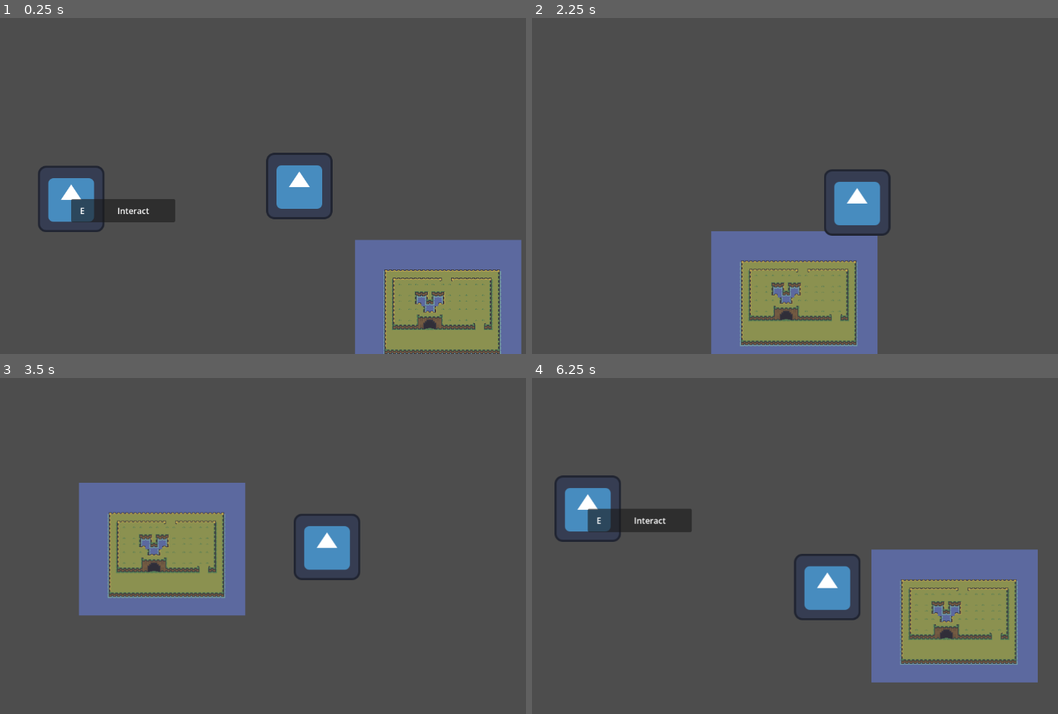
Above: before the commit, frames 1-4 (two rows, left to right).
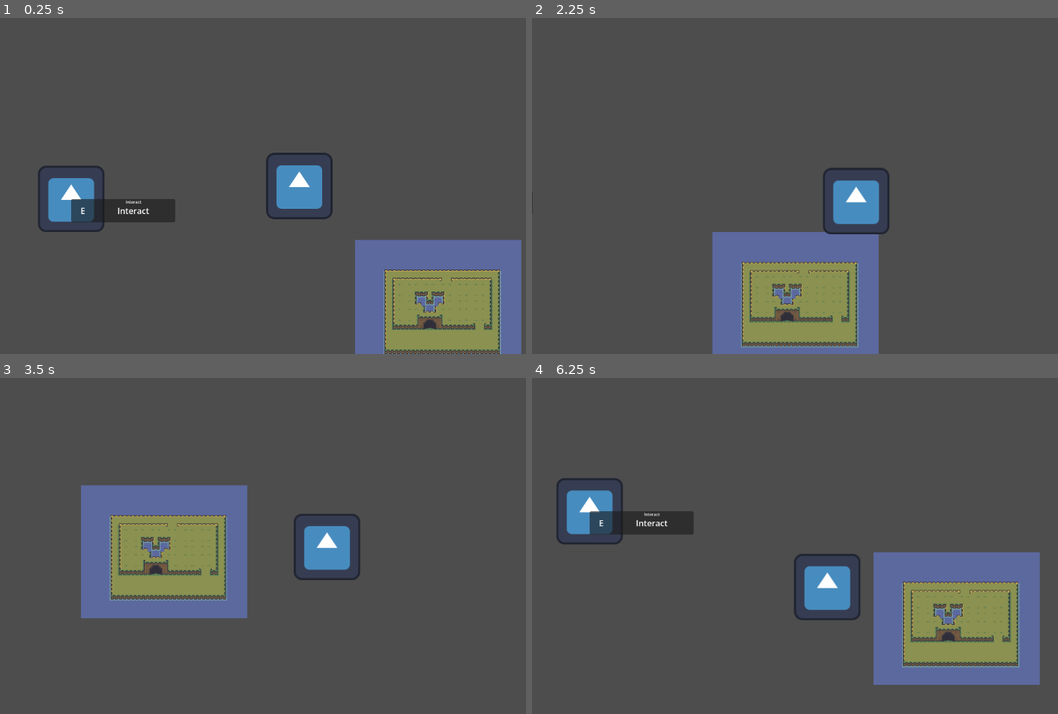
Above: after the commit, the same moments.

Repository: thiago-o-dev/rainburn
Game: Godot game, scene res://scenes/world.tscn
Two runs of this game, one before a commit and one after it. Both use one fixed random seed, a clock stepped at 60 frames per second and the inputs below. The engine's default icon, where the game draws it, is replaced by a stand-in: a white triangle on a blue panel in a dark square.
Inputs:
- Up to frame 1 (0.25 s): no input
- Up to frame 2 (2.25 s): click "E" at 0.5 s; tap Enter at 1.25 s; hold Right (ui_right) 1.28-2.03 s; hold Shift 1.28-2.03 s; tap E (Interact) at 1.35 s; tap Space (ui_select) at 1.52, 1.82 s; hold Down (ui_down) from 2.03 s (still down); tap Shift at 2.1 s
- Up to frame 3 (3.5 s): tap Space (ui_select) at 2.27, 2.3, 2.57, 2.85 s; release Down (ui_down) at 2.78 s; hold Right (ui_right) from 2.78 s (still down); tap E (Interact) at 3.05 s
- Up to frame 4 (6.25 s): release Right (ui_right) at 3.53 s; hold Up (ui_up) 3.53-4.28 s; tap E (Interact) at 3.6, 5.1 s; tap Space (ui_select) at 3.77, 4.07, 4.52, 4.55, 4.82, 5.27, 5.57 s; tap Shift at 3.8 s; hold Shift 4.28-5.03 s; hold Left (ui_left) 4.28-5.78 s; hold Down (ui_down) from 5.78 s (still down); hold Shift from 5.78 s (still down)

The runs differ from the first frame. In frame 1, less than 0.1% of the frame differs, in the area x 15-27%, y 54-59%; in frame 2, 2.3%; in frame 3, 3.2%; in frame 4, 4.3%, in the area x 4-97%, y 28-92%.

Commit message:
feat: improves interaction system, adds signal bus and implements the base dialogue system

Diff:
--- a/art/buttons/interactable_button_group.tres
+++ /dev/null
@@ -1,5 +0,0 @@
-[gd_resource type="ButtonGroup" format=3 uid="uid://dj0niscyrrt4u"]
-
-[resource]
-resource_local_to_scene = false
-allow_unpress = true
--- a/project.godot
+++ b/project.godot
@@ -14,6 +14,10 @@
 run/main_scene="uid://bpke1gqngxpw7"
 config/features=PackedStringArray("4.6", "GL Compatibility")
 config/icon="res://icon.svg"
+
+[autoload]
+
+SignalBus="*uid://b3euc3j72ixhj"
 
 [input]
 
--- /dev/null
+++ b/scenes/dialog_player.tscn
@@ -0,0 +1,40 @@
+[gd_scene format=3 uid="uid://b4msmc1r8l04t"]
+
+[ext_resource type="Script" uid="uid://ylba1r8satcu" path="res://src/dialog_player.gd" id="1_5xlil"]
+
+[node name="DialogPlayer" type="CanvasLayer" unique_id=1214053542 node_paths=PackedStringArray("background", "name_label", "text_label")]
+script = ExtResource("1_5xlil")
+background = NodePath("Background")
+name_label = NodePath("Background/Name")
+text_label = NodePath("Background/Text")
+
+[node name="Background" type="Panel" parent="." unique_id=1395278069]
+anchors_preset = 7
+anchor_left = 0.5
+anchor_top = 1.0
+anchor_right = 0.5
+anchor_bottom = 1.0
+offset_left = -256.0
+offset_top = -160.0
+offset_right = 256.0
+offset_bottom = -32.000183
+grow_horizontal = 2
+grow_vertical = 0
+size_flags_vertical = 8
+
+[node name="Name" type="Label" parent="Background" unique_id=2016568667]
+layout_mode = 1
+offset_left = 16.0
+offset_top = 16.0
+offset_right = 496.0
+offset_bottom = 39.0
+text = "Name"
+
+[node name="Text" type="Label" parent="Background" unique_id=1688192706]
+layout_mode = 1
+offset_left = 16.0
+offset_top = 47.0
+offset_right = 496.0
+offset_bottom = 116.0
+text = "This is some base text, used solely for ilustrating the actual size of this textbox. It can hold 2 lines at once."
+autowrap_mode = 2
--- a/scenes/interactable_object.tscn
+++ b/scenes/interactable_object.tscn
@@ -2,68 +2,26 @@
 
 [ext_resource type="Texture2D" uid="uid://h8buwln6hyye" path="res://icon.svg" id="1_1cvqn"]
 [ext_resource type="Script" uid="uid://dw86m4eugpr0t" path="res://src/interactable_object.gd" id="1_1t2qe"]
-[ext_resource type="Script" uid="uid://cpfskgo3ang1v" path="res://src/components/interactable_object_component.gd" id="2_1t2qe"]
+[ext_resource type="PackedScene" uid="uid://yagn423x6bej" path="res://src/components/scenes/interactable_component.tscn" id="3_1t2qe"]
+[ext_resource type="Script" uid="uid://csd7ve5ap3nvt" path="res://src/components/dialogue_component.gd" id="4_ieyjc"]
 
-[sub_resource type="CircleShape2D" id="CircleShape2D_1cvqn"]
-radius = 171.07309
+[sub_resource type="CircleShape2D" id="CircleShape2D_ieyjc"]
+radius = 183.3303
 
-[node name="InteractableObject" type="Node2D" unique_id=1306836953 node_paths=PackedStringArray("interactable_component")]
+[node name="InteractableObject" type="Node2D" unique_id=1306836953 node_paths=PackedStringArray("interactable_component", "dialogue_component")]
 script = ExtResource("1_1t2qe")
-interactable_component = NodePath("InteractableComponent2")
+interactable_component = NodePath("InteractableComponent")
+dialogue_component = NodePath("DialogueComponent")
 
 [node name="Sprite2D" type="Sprite2D" parent="." unique_id=1995311565]
 texture = ExtResource("1_1cvqn")
 
-[node name="InteractableComponent2" type="Area2D" parent="." unique_id=135069556 node_paths=PackedStringArray("label")]
-script = ExtResource("2_1t2qe")
-label = NodePath("PanelPopup/Panel/Label")
-metadata/_custom_type_script = "uid://cpfskgo3ang1v"
+[node name="InteractableComponent" parent="." unique_id=709178463 instance=ExtResource("3_1t2qe")]
 
-[node name="CollisionShape2D" type="CollisionShape2D" parent="InteractableComponent2" unique_id=1306122703]
-shape = SubResource("CircleShape2D_1cvqn")
+[node name="CollisionShape2D" type="CollisionShape2D" parent="InteractableComponent" unique_id=1504761671]
+shape = SubResource("CircleShape2D_ieyjc")
 
-[node name="PanelPopup" type="Control" parent="InteractableComponent2" unique_id=1853931044]
-layout_mode = 3
-anchors_preset = 0
-offset_right = 200.0
-offset_bottom = 46.0
-
-[node name="Panel" type="Panel" parent="InteractableComponent2/PanelPopup" unique_id=1765171744]
-layout_mode = 1
-offset_right = 200.0
-offset_bottom = 45.0
-tooltip_text = "Click to interact"
-
-[node name="Panel2" type="TextureButton" parent="InteractableComponent2/PanelPopup/Panel" unique_id=1771298144]
-layout_mode = 0
-offset_left = 2.0
-offset_top = 3.0
-offset_right = 42.0
-offset_bottom = 43.0
-
-[node name="Key" type="Label" parent="InteractableComponent2/PanelPopup/Panel/Panel2" unique_id=646162196]
-layout_mode = 1
-anchors_preset = 15
-anchor_right = 1.0
-anchor_bottom = 1.0
-grow_horizontal = 2
-grow_vertical = 2
-text = "E"
-horizontal_alignment = 1
-vertical_alignment = 1
-
-[node name="Label" type="Label" parent="InteractableComponent2/PanelPopup/Panel" unique_id=1303184996]
-layout_mode = 1
-anchors_preset = 15
-anchor_right = 1.0
-anchor_bottom = 1.0
-offset_left = 45.0
-offset_right = -5.0
-grow_horizontal = 2
-grow_vertical = 2
-text = "Interact"
-horizontal_alignment = 1
-vertical_alignment = 1
-
-[connection signal="body_entered" from="InteractableComponent2" to="InteractableComponent2" method="_on_body_entered"]
-[connection signal="body_exited" from="InteractableComponent2" to="InteractableComponent2" method="_on_body_exited"]
+[node name="DialogueComponent" type="Node" parent="." unique_id=1757251057]
+script = ExtResource("4_ieyjc")
+dialog_key = "object"
+metadata/_custom_type_script = "uid://csd7ve5ap3nvt"
--- a/scenes/world.tscn
+++ b/scenes/world.tscn
@@ -3,6 +3,7 @@
 [ext_resource type="PackedScene" uid="uid://u66fjd6pyvrq" path="res://scenes/main_character.tscn" id="1_nnsk1"]
 [ext_resource type="PackedScene" uid="uid://clbx78kasxqqh" path="res://scenes/maps/forest.tscn" id="2_rwgxs"]
 [ext_resource type="PackedScene" uid="uid://ssn3q3pir3iv" path="res://scenes/interactable_object.tscn" id="3_4wyf3"]
+[ext_resource type="PackedScene" uid="uid://b4msmc1r8l04t" path="res://scenes/dialog_player.tscn" id="4_k0juu"]
 
 [node name="World" type="Node2D" unique_id=2024304921]
 
@@ -13,3 +14,6 @@
 
 [node name="InteractableObject" parent="." unique_id=1306836953 instance=ExtResource("3_4wyf3")]
 position = Vector2(-439, 25)
+
+[node name="DialogPlayer" parent="." unique_id=1214053542 instance=ExtResource("4_k0juu")]
+scene_text_file = "res://src/dialogues/en-us/1-past-rainforest.json"
--- a/src/classes/finite_state_machine.gd
+++ b/src/classes/finite_state_machine.gd
@@ -18,7 +18,7 @@
 		current_state.exit()
 
 	current_state = new_state
-	print(current_state.name)
+	print(get_parent().name, ": ", current_state.name)
 	current_state.enter()
 
 func process_input(event: InputEvent) -> void:
--- /dev/null
+++ b/src/components/dialogue_component.gd
@@ -0,0 +1,21 @@
+extends Node
+class_name DialogueComponent
+
+@export var dialog_key : String = ""
+var active : bool = false
+
+func _ready():
+	SignalBus.dialog_ended.connect(on_dialogue_ended)
+
+func _input(event):
+	if active and event.is_action_released("Interact"):
+		SignalBus.display_dialog.emit(dialog_key)
+		print("called component")
+		get_viewport().set_input_as_handled()
+
+func activate_dialog():
+	active = true
+	SignalBus.display_dialog.emit(dialog_key)
+
+func on_dialogue_ended():
+	active = false
--- a/src/components/interactable_object_component.gd
+++ b/src/components/interactable_component.gd
@@ -2,22 +2,26 @@
 class_name InteractableComponent
 
 @export var tooltip : Control
-@export var label : Label
+@export var debug_label : Label
 
 @export_category("Controls")
 @export var instant : bool = false
 @export var freeze_player = true
+@export var debug_mode : bool = false
 
 var is_interacting = false
 var player_on_area : bool = false
 var player_body : PlayerBody
 
 signal interacted
-signal ended_interaction
+signal interaction_ended
 
 func _ready():
 	interacted.connect(on_interacted)
-	ended_interaction.connect(on_ended_interaction)
+	interaction_ended.connect(on_interaction_ended)
+
+	if debug_label:
+		debug_label.visible = debug_mode
 
 func on_interacted():
 	debug("interacting")
@@ -27,7 +31,7 @@
 
 	is_interacting = true
 
-func on_ended_interaction():
+func on_interaction_ended():
 	debug("interaction ended")
 
 	if freeze_player:
@@ -35,7 +39,7 @@
 
 	is_interacting = false
 
-func _input(event):
+func _unhandled_input(event):
 	if not event.is_action_released("Interact"):
 		return
 	if not player_on_area:
@@ -60,4 +64,7 @@
 	#hide tooltip
 
 func debug(string : String):
-	label.text = string
+	if !debug_mode:
+		return
+
+	debug_label.text = string
--- a/src/components/player_actions_component.gd
+++ b/src/components/player_actions_component.gd
@@ -5,6 +5,3 @@
 	var direction = Vector2(Input.get_axis("ui_left", "ui_right"), Input.get_axis("ui_up", "ui_down")).normalized()
 	#print(direction)
 	return direction
-
-func get_interaction_attempt() -> bool:
-	return Input.is_action_just_pressed('ui_select')
--- /dev/null
+++ b/src/components/scenes/interactable_component.tscn
@@ -0,0 +1,72 @@
+[gd_scene format=3 uid="uid://yagn423x6bej"]
+
+[ext_resource type="Script" uid="uid://cpfskgo3ang1v" path="res://src/components/interactable_component.gd" id="1_wx4ms"]
+
+[node name="InteractableComponent" type="Area2D" unique_id=709178463 node_paths=PackedStringArray("tooltip", "debug_label")]
+collision_layer = 0
+script = ExtResource("1_wx4ms")
+tooltip = NodePath("InteractableTooltip")
+debug_label = NodePath("InteractableTooltip/Panel/Debug")
+debug_mode = true
+metadata/_custom_type_script = "uid://cpfskgo3ang1v"
+
+[node name="InteractableTooltip" type="Control" parent="." unique_id=1863059307]
+layout_mode = 3
+anchors_preset = 0
+offset_right = 200.0
+offset_bottom = 46.0
+
+[node name="Panel" type="Panel" parent="InteractableTooltip" unique_id=1048763415]
+layout_mode = 1
+offset_right = 200.0
+offset_bottom = 45.0
+tooltip_text = "Click to interact"
+
+[node name="Panel2" type="TextureButton" parent="InteractableTooltip/Panel" unique_id=279877803]
+layout_mode = 0
+offset_left = 2.5
+offset_top = 2.5
+offset_right = 42.5
+offset_bottom = 42.5
+
+[node name="Key" type="Label" parent="InteractableTooltip/Panel/Panel2" unique_id=1687644112]
+layout_mode = 1
+anchors_preset = 15
+anchor_right = 1.0
+anchor_bottom = 1.0
+grow_horizontal = 2
+grow_vertical = 2
+text = "E"
+horizontal_alignment = 1
+vertical_alignment = 1
+
+[node name="Label" type="Label" parent="InteractableTooltip/Panel" unique_id=1822764647]
+layout_mode = 1
+anchors_preset = 15
+anchor_right = 1.0
+anchor_bottom = 1.0
+offset_left = 45.0
+offset_right = -5.0
+grow_horizontal = 2
+grow_vertical = 2
+text = "Interact"
+horizontal_alignment = 1
+vertical_alignment = 1
+
+[node name="Debug" type="Label" parent="InteractableTooltip/Panel" unique_id=275170197]
+layout_mode = 1
+anchors_preset = 15
+anchor_right = 1.0
+anchor_bottom = 1.0
+offset_left = 45.0
+offset_right = 145.0
+offset_bottom = -22.0
+grow_horizontal = 2
+grow_vertical = 2
+scale = Vector2(0.5, 0.5)
+text = "Interact"
+horizontal_alignment = 1
+vertical_alignment = 1
+
+[connection signal="body_entered" from="." to="." method="_on_body_entered"]
+[connection signal="body_exited" from="." to="." method="_on_body_exited"]
--- /dev/null
+++ b/src/dialog_player.gd
@@ -0,0 +1,58 @@
+extends CanvasLayer
+
+@export_file("*.json") var scene_text_file : String
+@export var background : Control
+@export var name_label : Label
+@export var text_label : Label
+
+var scene_text : Dictionary = {}
+var selected_text := []
+var in_progress : bool = false
+
+func _ready():
+	background.visible = false
+	scene_text = load_scene_text()
+	SignalBus.display_dialog.connect(_on_display_dialog)
+
+func _on_display_dialog(text_key : String):
+	if in_progress:
+		next_line()
+	else:
+		set_text_enviroment(true, text_key)
+		selected_text = scene_text[text_key].duplicate()
+		show_text()
+
+func next_line():
+	if selected_text.size() <= 0:
+		finish()
+		return
+
+	show_text()
+
+func show_text():
+	text_label.text = selected_text.pop_front()
+
+func finish():
+	set_text_enviroment(false)
+	text_label.text = ""
+	SignalBus.dialog_ended.emit()
+
+func set_text_enviroment(state : bool, dialogue_name : String = "Name"):
+	in_progress = state
+	background.visible = state
+	name_label.text = dialogue_name.capitalize()
+	#get_tree().paused = state
+
+func load_scene_text() -> Dictionary:
+	if not FileAccess.file_exists(scene_text_file):
+		push_warning("Missing file: " + scene_text_file)
+		return {}
+
+	var file := FileAccess.open(scene_text_file, FileAccess.READ)
+	var parsed = JSON.parse_string(file.get_as_text())
+
+	if typeof(parsed) != TYPE_DICTIONARY:
+		push_warning("Invalid JSON format.")
+		return {}
+
+	return parsed
--- /dev/null
+++ b/src/dialogues/en-us/1-past-rainforest.json
@@ -0,0 +1,6 @@
+{
+    "object": [
+        "A weird thing.",
+        "It looks like... my past self."
+    ]
+}
--- a/src/interactable_object.gd
+++ b/src/interactable_object.gd
@@ -1,16 +1,16 @@
 extends Node2D
 
 @export var interactable_component : InteractableComponent
+@export var dialogue_component : DialogueComponent
 
-# Called when the node enters the scene tree for the first time.
 func _ready():
 	interactable_component.interacted.connect(on_interacted)
 
 func on_interacted():
-	print("interadted")
-	await get_tree().create_timer(5.0).timeout
-	interactable_component.ended_interaction.emit()
+	print("interacted")
+	dialogue_component.activate_dialog()
+	SignalBus.dialog_ended.connect(on_dialogue_ended)
 
-# Called every frame. 'delta' is the elapsed time since the previous frame.
-func _process(delta):
-	pass
+func on_dialogue_ended():
+	SignalBus.dialog_ended.disconnect(on_dialogue_ended)
+	interactable_component.interaction_ended.emit()
--- a/src/player/player_state_machine.gd
+++ b/src/player/player_state_machine.gd
@@ -14,18 +14,16 @@
 	animations: AnimatedSprite2D,
 	player_actions_component: PlayerActionsComponent
 	) -> void:
+
+	var dependencies := {
+		"parent": parent,
+		"animations": animations,
+		"player_actions_component": player_actions_component
+	}
+
 	for child in get_children():
-		if 'parent' in child:
-			child.parent = parent
-		else:
-			print("warn: " + child.name + "does not have 'parent'")
-
-		if 'animations' in child:
-			child.animations = animations
-		else:
-			print("warn: " + child.name + "does not have 'animations'")
-
-		if 'player_actions_component' in child:
-			child.player_actions_component = player_actions_component
-		else:
-			print("warn: " + child.name + "does not have 'player_actions_component'")
+		for key in dependencies.keys():
+			if key in child:
+				child.set(key, dependencies[key])
+			else:
+				push_warning(child.name + " state does not have '" + key + "'")
--- a/src/player/states/frozen.gd
+++ b/src/player/states/frozen.gd
@@ -2,6 +2,3 @@
 
 var player_actions_component : PlayerActionsComponent
 var parent: CharacterBody2D
-
-func process_input(_event: InputEvent) -> State:
-	return null
--- a/src/player/states/move.gd
+++ b/src/player/states/move.gd
@@ -12,18 +12,19 @@
 var parent: CharacterBody2D
 
 func process_input(_event: InputEvent) -> State:
-	if Input.is_key_pressed(KEY_SHIFT):
-		current_speed = run_speed
-		return null
-
 	if get_movement_input() == Vector2.ZERO:
 		return idle_state
 
-	current_speed = walk_speed
 	return null
 
 func process_frame(delta: float) -> State:
 	var direction = get_movement_input()
+
+	if Input.is_key_pressed(KEY_SHIFT):
+		current_speed = run_speed
+	else:
+		current_speed = walk_speed
+
 	var movement = direction * current_speed
 
 	#animations.flip_h = movement < 0
--- /dev/null
+++ b/src/singletons/signal_bus.gd
@@ -0,0 +1,4 @@
+extends Node
+
+signal display_dialog(text_key)
+signal dialog_ended
Not shown, added: src/components/dialogue_component.gd.uid
Renamed: src/components/interactable_object_component.gd.uid -> src/components/interactable_component.gd.uid
Not shown, added: src/dialog_player.gd.uid
Empty file added: src/dialogues/en-us/2-present-university.json
Empty file added: src/dialogues/en-us/3-present-rainforest.json
Empty file added: src/dialogues/en-us/4-future-rainforest.json
Not shown, added: src/singletons/signal_bus.gd.uid
